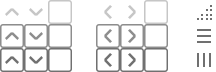
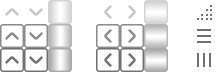
Layer changes from the first 216×72 image to the second:
renamed "圆角矩形" to "正常", opacity 100% → 30%, painted on it over [48, 0, 72, 24]
removed group "滚动条-高亮" (1st of 2, in "垂直滚动条") (1 layers) (was 80%) from group "垂直滚动条" over [48, 24, 72, 48]
renamed "圆角矩形" to "高亮", opacity 100% → 50%, moved it into group "滚动条", painted on it over [48, 24, 72, 48]
removed group "滚动条-按下" (1st of 2, in "垂直滚动条") (1 layers) from group "垂直滚动条" over [48, 48, 72, 72]
renamed "圆角矩形" to "按下", opacity 100% → 60%, moved it into group "滚动条", painted on it over [48, 48, 72, 72]
renamed "圆角矩形" to "正常", opacity 40% → 30%, painted on it over [144, 0, 168, 24]
removed group "滚动条-高亮" (2nd of 2, in "水平滚动条") (1 layers) (was 80%) from group "水平滚动条" over [144, 24, 168, 48]
renamed "圆角矩形" to "高亮", opacity 100% → 50%, moved it into group "滚动条", painted on it over [144, 24, 168, 48]
removed group "滚动条-按下" (2nd of 2, in "水平滚动条") (1 layers) from group "水平滚动条" over [144, 48, 168, 72]
renamed "圆角矩形" to "按下", opacity 100% → 60%, moved it into group "滚动条", painted on it over [144, 48, 168, 72]
hid "背景" over [48, 0, 168, 72]
